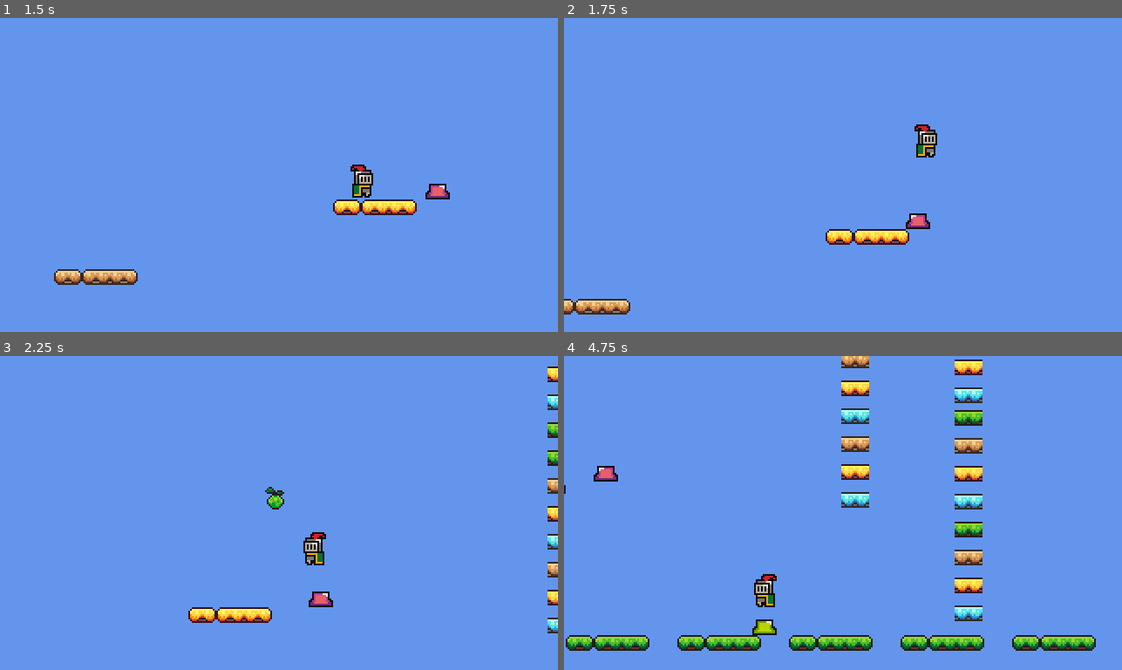
Above: before the commit, frames 1-4 (two rows, left to right).
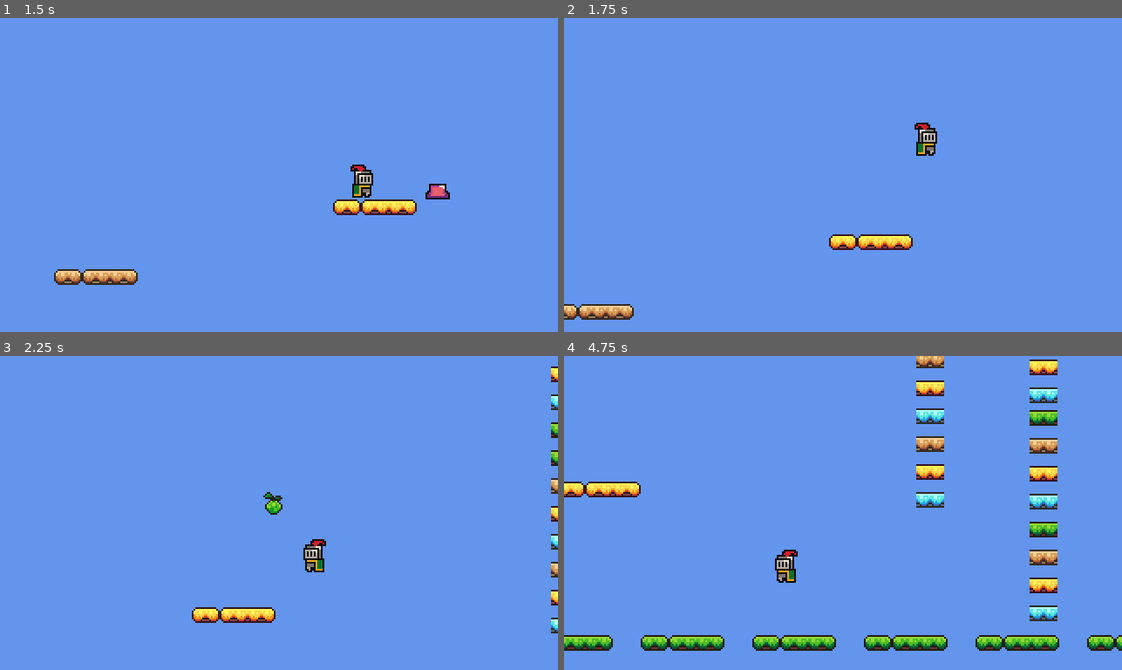
Above: after the commit, the same moments.

Repository: SolutionsByCarson/ScratchPad
Game: Godot game, scene res://scenes/main.tscn
The game is run twice, just before and just after one commit, with the same random seed, the same clock (stepped at 60 frames per second) and the same inputs.
Inputs:
- Up to frame 1 (1.5 s): hold D (move_right) from 0.53 s (still down); tap S (slam, bound only after the commit) at 0.6 s; tap Space (jump) at 0.77 s; tap Shift (dash) at 1.35 s
- Up to frame 2 (1.75 s): keep holding D (move_right); tap Space (jump) at 1.52 s; tap S (slam, bound only after the commit) at 1.55 s
- Up to frame 3 (2.25 s): release D (move_right) at 2.03 s; hold A (move_left) from 2.03 s (still down); tap J (shoot) at 2.1 s
- Up to frame 4 (4.75 s): tap S (slam, bound only after the commit) at 2.3, 2.85, 3.6, 4.55 s; release A (move_left) at 2.78 s; hold D (move_right) 2.78-4.28 s; tap Space (jump) at 3.02, 3.77, 4.52 s; hold A (move_left) from 4.28 s (still down); tap Shift (dash) at 4.35 s

Frame 1 is identical in both runs. In frame 2, 2.1% of the frame differs, in the area x 0-67%, y 33-97%; in frame 3, 1.7%; in frame 4, 14%, in the area x 0-100%, y 0-94%.

Commit message:
Add ground slam ability on Down/S
While in the air, pressing Down or S triggers a slam: horizontal
velocity is zeroed and vertical velocity snaps to +500 px/s. Gravity
continues to add. During slam normal movement, jump, and wall logic
are skipped (the slam frame early-returns after move_and_slide). On
landing, every "enemy"-group node within 36px is destroyed; explosion
SFX plays on a hit, tap SFX on a clean miss.

Co-Authored-By: Claude Opus 4.7 (1M context) <noreply@anthropic.com>

Diff:
--- a/project.godot
+++ b/project.godot
@@ -26,7 +26,6 @@
 window/size/window_width_override=1280
 window/size/window_height_override=720
 window/stretch/mode="viewport"
-window/stretch/aspect="keep"
 
 [input]
 
@@ -59,10 +58,16 @@
 "events": [Object(InputEventKey,"resource_local_to_scene":false,"resource_name":"","device":-1,"window_id":0,"alt_press …(192 unchanged characters)…
 ]
 }
+slam={
+"deadzone": 0.5,
+"events": [Object(InputEventKey,"resource_local_to_scene":false,"resource_name":"","device":-1,"window_id":0,"alt_pressed":false,"shift_pressed":false,"ctrl_pressed":false,"meta_pressed":false,"pressed":false,"keycode":0,"physical_keycode":83,"key_label":0,"unicode":115,"location":0,"echo":false,"script":null)
+, Object(InputEventKey,"resource_local_to_scene":false,"resource_name":"","device":-1,"window_id":0,"alt_pressed":false,"shift_pressed":false,"ctrl_pressed":false,"meta_pressed":false,"pressed":false,"keycode":0,"physical_keycode":4194322,"key_label":0,"unicode":0,"location":0,"echo":false,"script":null)
+]
+}
 
 [rendering]
 
 textures/canvas_textures/default_texture_filter=0
+environment/defaults/default_clear_color=Color(0.392, 0.584, 0.929, 1)
 2d/snap/snap_2d_transforms_to_pixel=true
 2d/snap/snap_2d_vertices_to_pixel=true
-environment/defaults/default_clear_color=Color(0.392, 0.584, 0.929, 1)
--- a/scripts/player.gd
+++ b/scripts/player.gd
@@ -15,6 +15,9 @@
 const WALL_JUMP_VELOCITY := -300.0
 const WALL_JUMP_INPUT_LOCK := 0.15
 
+const SLAM_SPEED := 500.0
+const SLAM_RADIUS := 36.0
+
 const FRUIT_SCENE := preload("res://scenes/fruit.tscn")
 const SHOOT_OFFSET := Vector2(12.0, 2.0)
 
@@ -27,6 +30,7 @@
 var _dash_cooldown_left := 0.0
 var _wall_stick_left := WALL_STICK_TIME
 var _wall_jump_lock_left := 0.0
+var _slamming := false
 
 
 func _ready() -> void:
@@ -50,6 +54,21 @@
 		velocity.y = 0.0
 		move_and_slide()
 		return
+
+	if not is_on_floor() and not _slamming and Input.is_action_just_pressed("slam"):
+		_slamming = true
+		velocity.x = 0.0
+		velocity.y = SLAM_SPEED
+
+	if _slamming:
+		if is_on_floor():
+			_slamming = false
+			_do_slam_damage()
+		else:
+			velocity += get_gravity() * delta
+			velocity.x = 0.0
+			move_and_slide()
+			return
 
 	_wall_jump_lock_left = max(0.0, _wall_jump_lock_left - delta)
 
@@ -114,3 +133,17 @@
 	fruit.direction = _facing
 	get_parent().add_child(fruit)
 	Audio.play_sfx("tap")
+
+
+func _do_slam_damage() -> void:
+	var hit_any := false
+	for enemy in get_tree().get_nodes_in_group("enemy"):
+		if enemy is Node2D:
+			var e: Node2D = enemy
+			if global_position.distance_to(e.global_position) <= SLAM_RADIUS:
+				e.queue_free()
+				hit_any = true
+	if hit_any:
+		Audio.play_sfx("explosion")
+	else:
+		Audio.play_sfx("tap")
